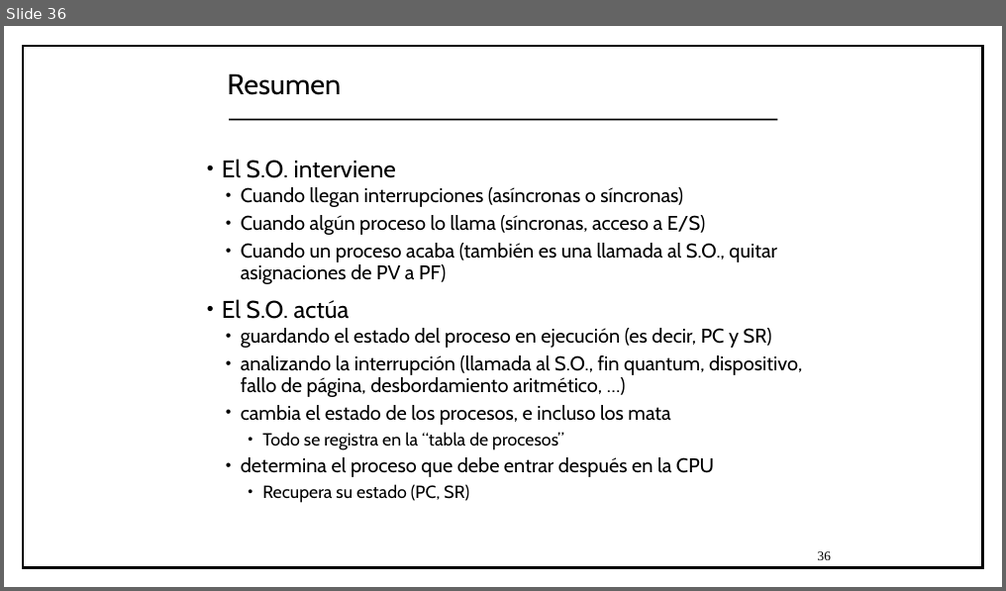
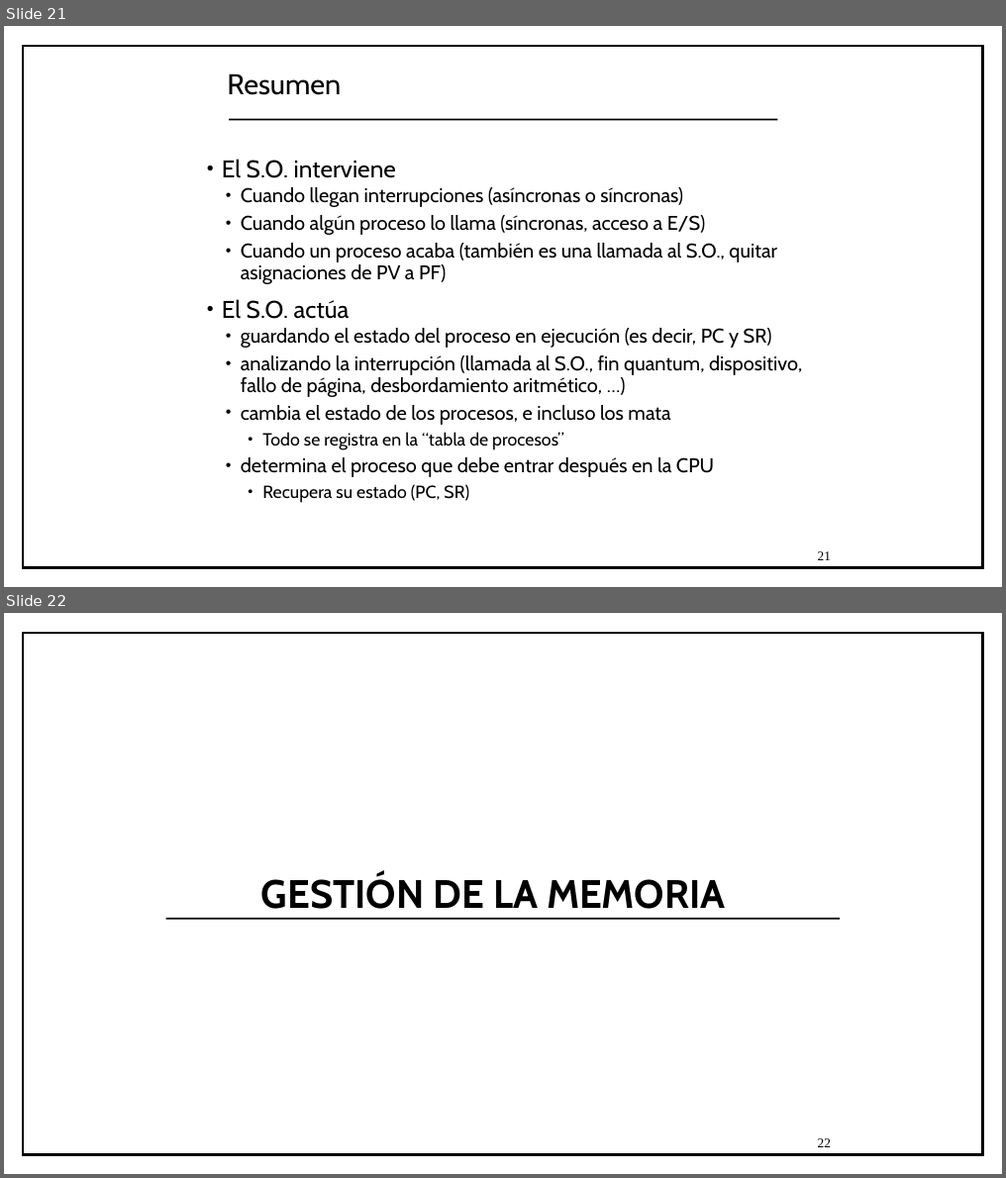
Before and after one commit to luisfromero/fucomp, a slide deck: presentaciones/tema6.ppt. Shown one above the other, each under a label of ours: slide 36 before the commit, slides 21 and 22 after it. The pictures are 1006x591 and 1006x1178 pixels, drawn with LibreOffice and Linux fonts; fonts in the diff are those of the drawing. Boxes give left, top, right and bottom in pixels: in the first picture for what was removed or moved away, otherwise in the second. Text is boxed around its words. In the diff, an @@ line names an element or a change of style, - is before the commit and + after.

```diff
--- a/presentaciones/tema6.ppt
+++ b/presentaciones/tema6.ppt
@@ slide 22 added at bbox=[4, 613, 1002, 1174], background #FFFFFF; not listed: 1 template element that a slide beside it also shows @@
@@ title added at bbox=[261, 874, 726, 909], 18 pt, text #000000, bold @@
+GESTIÓN DE LA MEMORIA
@@ line added from (165, 919) to (839, 919), #000000 0.79 pt @@
@@ page number added at bbox=[818, 1139, 831, 1148], 6 pt, text #000000 @@
+22
@@ what was slide 36 is now slide 21 @@
@@ page number at bbox=[818, 552, 831, 561]: text changed @@
-36
+21
```
Also in this commit, not shown: 3 slides changed, 28 other files.
